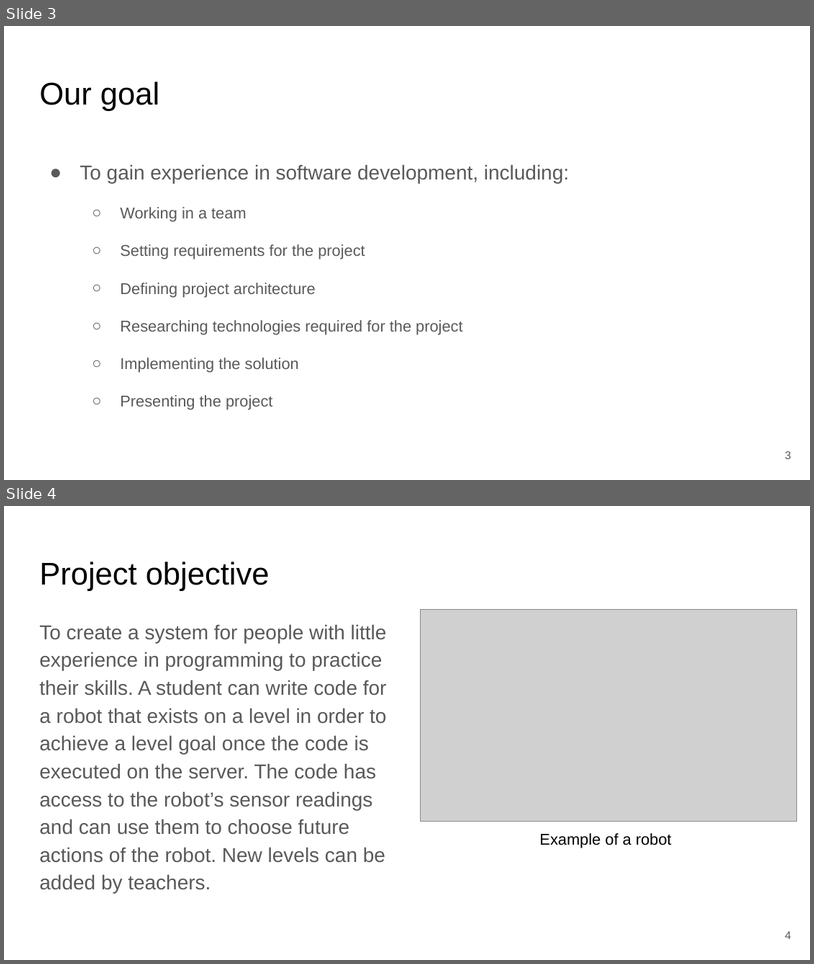
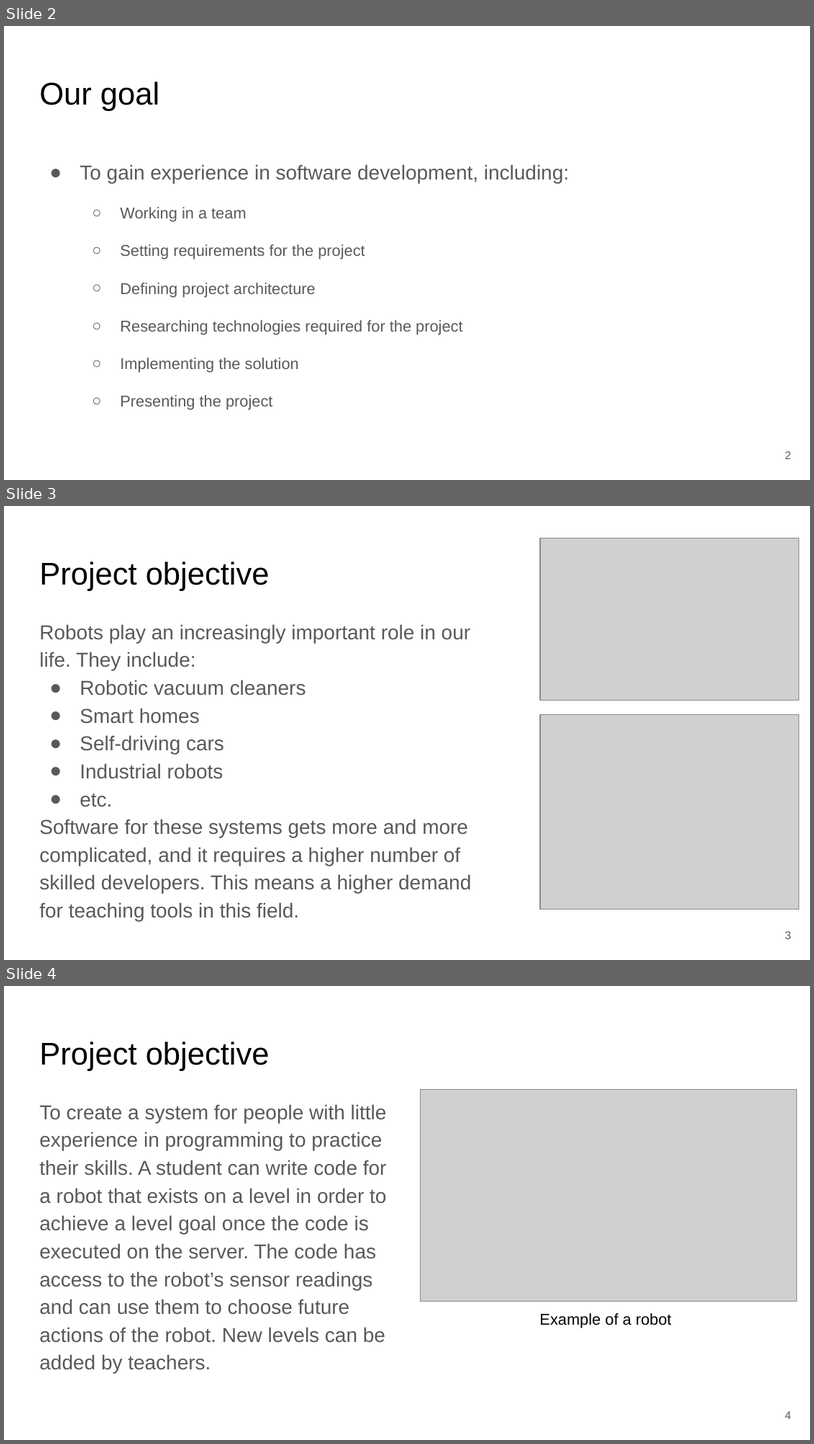
Before and after one commit to shiftuya/Robots, a slide deck: ProjectPresentation.pptx. Shown one above the other, each under a label of ours: slides 3 and 4 before the commit, slides 2, 3 and 4 after it. The pictures are 814x964 and 814x1444 pixels, drawn with LibreOffice and Linux fonts; fonts in the diff are those of the drawing; grey boxes stand for pictures. Boxes give left, top, right and bottom in pixels: in the first picture for what was removed or moved away, otherwise in the second. Text is boxed around its words. In the diff, an @@ line names an element or a change of style, - is before the commit and + after.

```diff
--- a/ProjectPresentation.pptx
+++ b/ProjectPresentation.pptx
@@ slide 3 added at <box>4,506,810,960</box>, background #FFFFFF @@
@@ picture added at <box>540,538,799,700</box> @@
@@ title added at <box>39,561,270,591</box>, 28 pt, text #000000 @@
+Project objective
@@ text added at <box>39,624,471,921</box>, 18 pt, text #595959 @@
+Robots play an increasingly important role in our life. They include:
+● Robotic vacuum cleaners
+● Smart homes
+● Self-driving cars
+● Industrial robots
+● etc.
+Software for these systems gets more and more complicated, and it requires a higher number of skilled developers. This means a higher demand for teaching tools in this field.
@@ picture added at <box>540,715,799,909</box> @@
@@ page number added at <box>785,931,792,939</box>, 10 pt, text #595959 @@
+3
@@ what was slide 3 is now slide 2 @@
@@ page number at <box>785,451,792,459</box>: text changed @@
-3
+2
```
Also in this commit, not shown: 1 slide changed, 1 slide removed.
